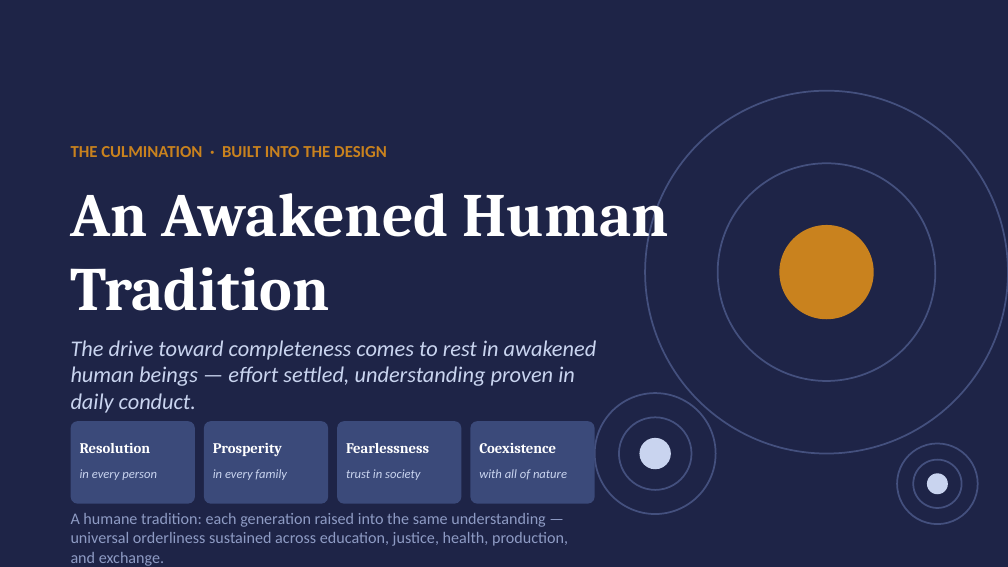
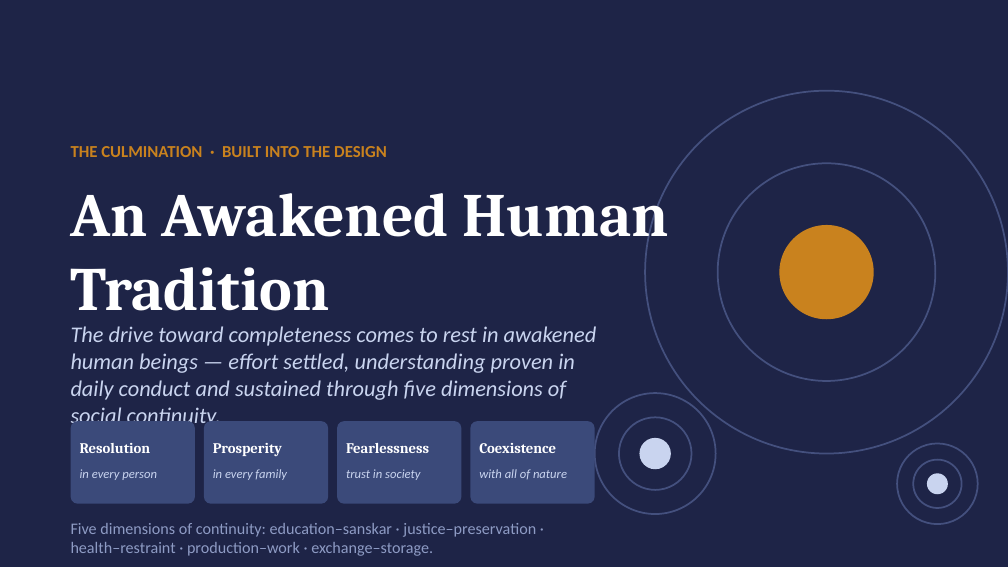
Before and after one commit to raghavamohan/AnalyticMadhyasthDarshan, a slide deck: slide 25 of Studies/The-Ontology-of-Coexistence/The-Ontology-of-Existence-Madhyasth-Darshan.pptx (slide 23 before the commit). Drawn at 1008x567 pixels with LibreOffice and Linux fonts; fonts in the diff are those of the drawing. Boxes give left, top, right and bottom in pixels: in the first picture for what was removed or moved away, otherwise in the second. Text is boxed around its words. In the diff, an @@ line names an element or a change of style, - is before the commit and + after.

```diff
--- a/Studies/The-Ontology-of-Coexistence/The-Ontology-of-Existence-Madhyasth-Darshan.pptx
+++ b/Studies/The-Ontology-of-Coexistence/The-Ontology-of-Existence-Madhyasth-Darshan.pptx
@@ text at (71,326,597,429): text changed @@
-The drive toward completeness comes to rest in awakened human beings — effort settled, understanding proven in daily conduct.
+The drive toward completeness comes to rest in awakened human beings — effort settled, understanding proven in daily conduct and sustained through five dimensions of social continuity.
@@ text at (71,523,536,556): text changed @@
-A humane tradition: each generation raised into the same understanding — universal orderliness sustained across education, justice, health, production, and exchange.
+Five dimensions of continuity: education–sanskar · justice–preservation · health–restraint · production–work · exchange–storage.
```
Also in this commit, not shown: 14 other slides changed, 2 slides added, 18 other files.
